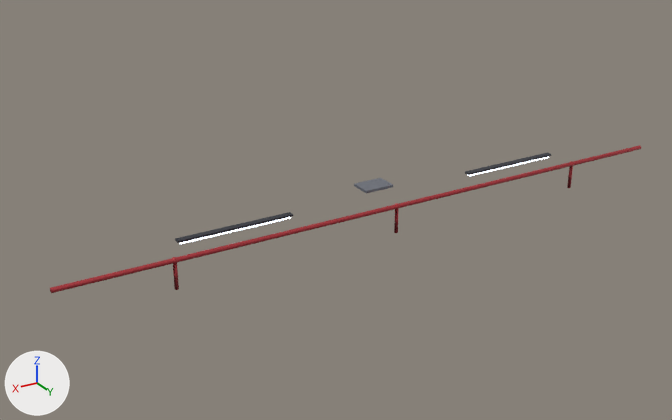
The glTF model assets/models/ceiling_room2.glb, before and after one commit.
Before and after are seen from a 50 mm lens placed at (17.94, 16.36, 7.5), pointed at (8.32, 0.33, -0.51). Lighting does not change. The marker at lower left points along +X, +Y and +Z. The picture after the commit comes second. Where no turn or scale is listed for an object, it has been applied to the vertices. Vertices at exactly the same position are counted once.

Script lines for the objects in view, before the commit:
```python
me_cube = bpy.data.meshes.new('Cube')
me_cube.from_pydata(...)  # 518 vertices, 972 faces; spans x -3.8..10.8, y -0.65..0.57, z -0.7..0.1
# faces by material slot: [216, 264, 384, 108]
me_cube.materials.append(mat_m00)  # grey #7c8289, glowing pale blue #e7f3ff
me_cube.materials.append(mat_m01)  # dark grey #4b4d57
me_cube.materials.append(mat_m02)  # red #b3383f
me_cube.materials.append(mat_m03)  # grey #999eaa
ob_decor = bpy.data.objects.new('decor', me_cube)
ob_decor.location = (4.0, 0.95, -0.1)
```
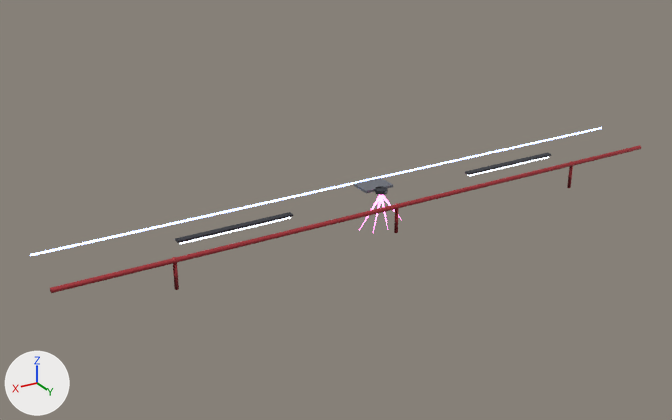
Location of each change, [x1, y1, x2, y2] in pixels of the pictures (672 x 420 px):
'decor', reshaped (12% taller)
    before: [50, 145, 641, 293]
    after: [30, 127, 641, 293]
part 1 of me_cube, added
    after: [30, 127, 602, 256]
part 2 of me_cube, added
    after: [375, 186, 388, 195]
part 3 of me_cube, added
    after: [359, 195, 401, 232]

Edits to the bpy script that builds the scene:
```text
Add mat_m04:
    mat_m04 = principled_material('m04')
    mat_m04.base_color = (0.1, 0.138, 0.25)  # blue #596889
    mat_m04.roughness = 0.4
    mat_m04.emission_color = (0.4, 0.55, 1.0)  # blue #aac4ff
    mat_m04.emission_strength = 4.0
Add mat_m05:
    mat_m05 = principled_material('m05')
    mat_m05.base_color = (0.25, 0.05, 0.175)  # purple #893f74
    mat_m05.roughness = 0.4
    mat_m05.emission_color = (1.0, 0.2, 0.7)  # pink #ff7cda
    mat_m05.emission_strength = 4.0
Change me_cube:
    used by ob_decor; location = (4.0, 0.95, -0.1)
    remove me_cube.from_pydata(...)  # 518 vertices, 972 faces; spans x -3.8..10.8, y -0.65..0.57, z -0.7..0.1
    add me_cube.from_pydata(...)  # 794 vertices, 1496 faces; spans x -3.8..10.8, y -0.82..0.57, z -0.93..0.1
    me_cube part 1: a new loose piece, a 6-sided cylinder along x spanning x -3.8..10.8, y -0.822..-0.778, z 0.015..0.065, in mat_m04 (blue #596889, glowing blue #aac4ff)
    me_cube part 2: a new loose piece of 112 vertices spanning x 3.36..3.64, y -0.24..0.04, z 0.0..0.1, in mat_m01 (dark grey #4b4d57)
    me_cube part 3
    40 vertices are added at x 2.93..4.07, y -0.13..-0.07, z -0.93..-0.01
    64 new faces join them, mat_m05 (purple #893f74, glowing pink #ff7cda)
    other edits to the shape of me_cube do not show in these pictures
    add me_cube.materials.append(mat_m04)  # blue #596889, glowing blue #aac4ff
    add me_cube.materials.append(mat_m05)  # purple #893f74, glowing pink #ff7cda
```
